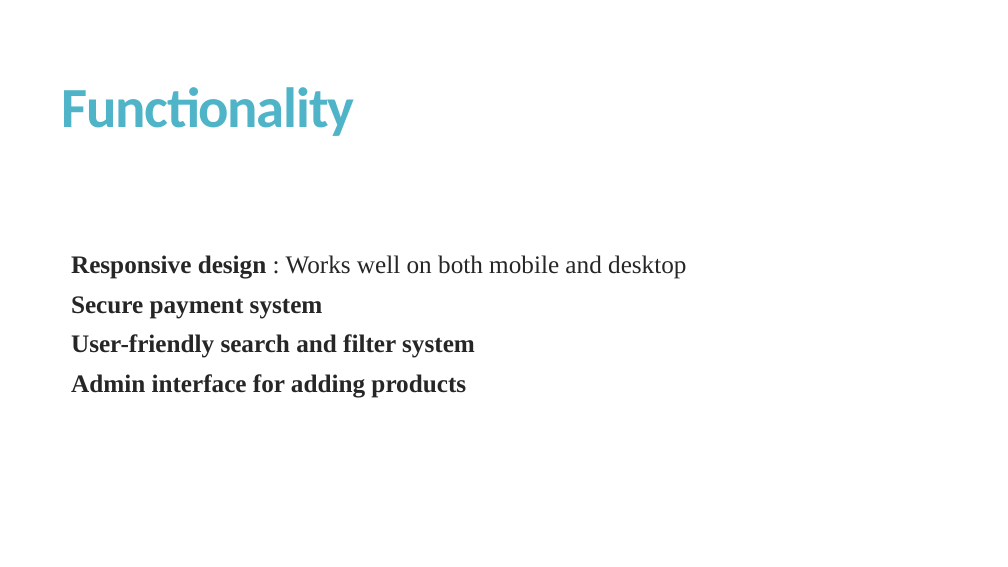
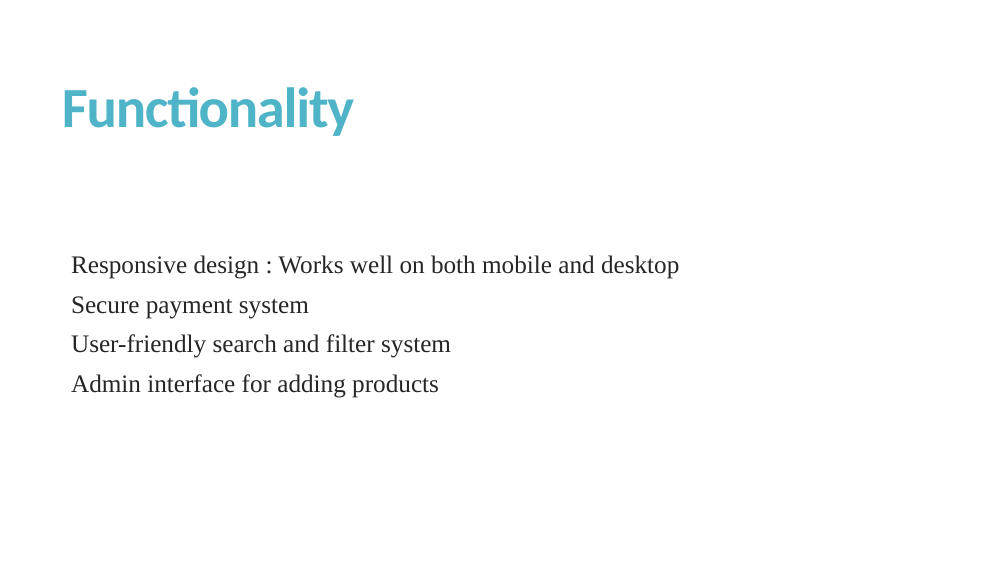
Before and after one commit to Racoonzz/car_shop, a slide deck: slide 24 of CarShoptprezentáció.pptx. Drawn at 1008x567 pixels with LibreOffice and Linux fonts; fonts in the diff are those of the drawing. Boxes give left, top, right and bottom in pixels: in the first picture for what was removed or moved away, otherwise in the second. Text is boxed around its words. In the diff, an @@ line names an element or a change of style, - is before the commit and + after.

```diff
--- a/CarShoptprezentáció.pptx
+++ b/CarShoptprezentáció.pptx
@@ text "Responsive design : Works well ..." at (71,255,679,398): bold off in "Responsive design", "Secure payment system", "User-friendly search and filter system", "Admin interface for adding products" @@
```
Also in this commit, not shown: 16 other slides changed, 1 other file.
